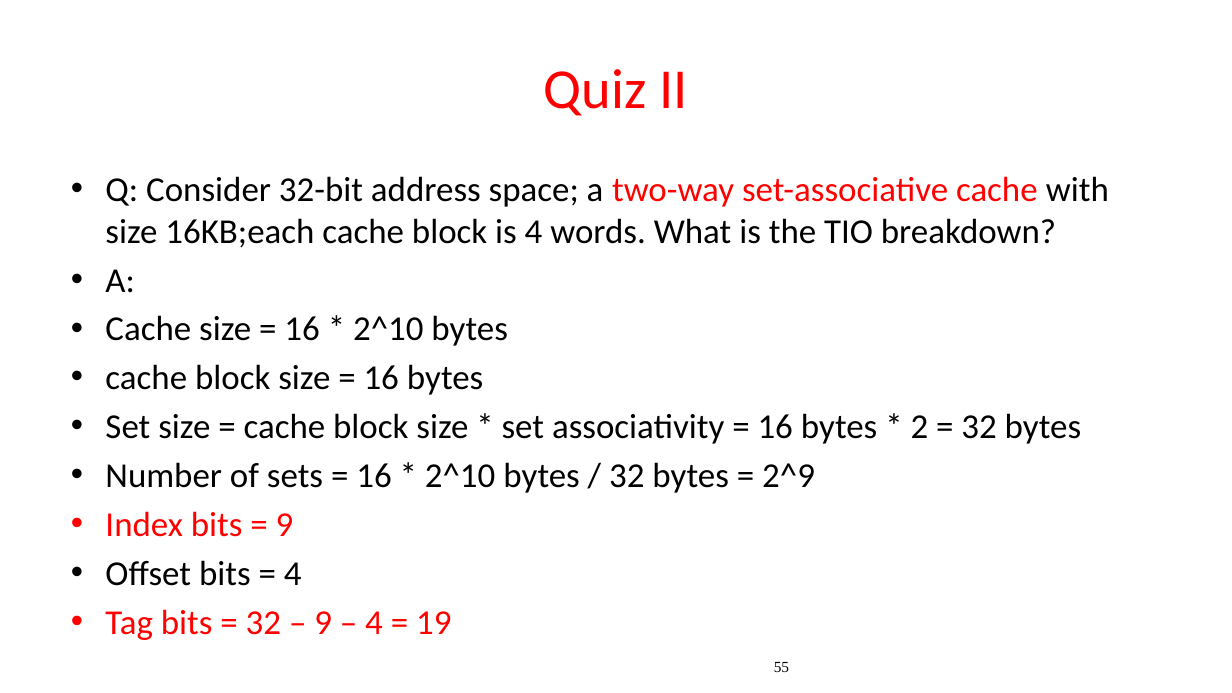
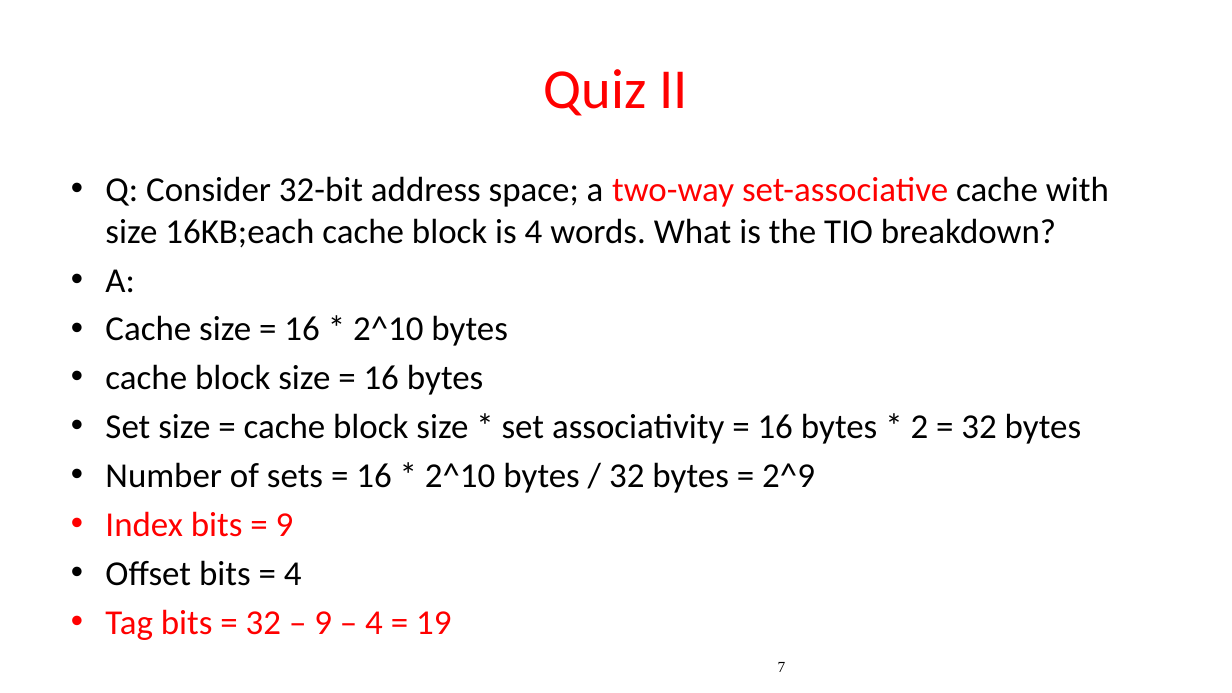
Before and after one commit to guhofstra/CSC256Fa25, a slide deck: slide 7 of PPTs/L7-Exercises ANS.pptx (slide 55 before the commit). Drawn at 1232x693 pixels with LibreOffice and Linux fonts; fonts in the diff are those of the drawing. Boxes give left, top, right and bottom in pixels: in the first picture for what was removed or moved away, otherwise in the second. Text is boxed around its words. In the diff, an @@ line names an element or a change of style, - is before the commit and + after.

```diff
--- a/PPTs/L7-Exercises ANS.pptx
+++ b/PPTs/L7-Exercises ANS.pptx
@@ text at (x1=105, y1=176, x2=1109, y2=248): text colour #FF0000 to #000000 in "cache" @@
@@ page number at (x1=778, y1=662, x2=786, y2=672): text changed @@
-55
+7
```
Also in this commit, not shown: 12 other slides changed, 7 slides removed, 1 other file.
